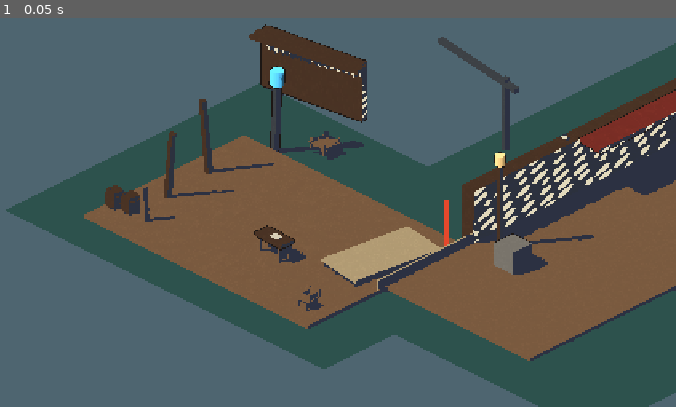
Above: before the commit, frame 1.
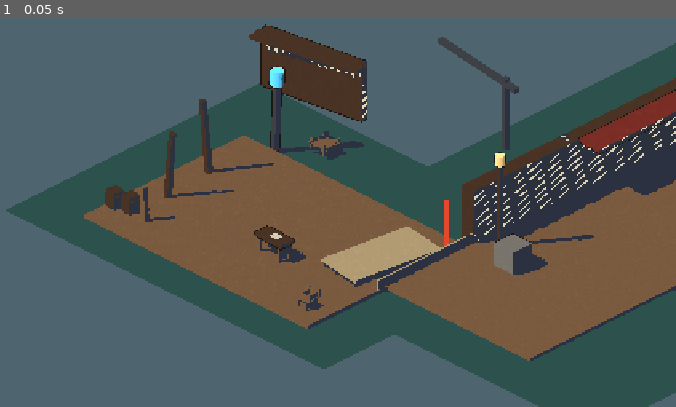
Above: after the commit, the same moment.

Repository: hieuphung41/game-shit
Game: Godot game, scene res://src/world/zone_a_outer_pier.tscn
The game is run twice, just before and just after one commit, with the same random seed, the same clock (stepped at 60 frames per second) and the same inputs. This scene is started directly instead of the project's main scene.
Inputs:
- Up to frame 1 (0.05 s): no input

The runs differ from the first frame. In frame 1, 1.1% of the frame differs, in the area x 69-100%, y 24-58%.

Commit message:
WIP TASK-20261106-94 (blocked) — not reviewed

Diff:
--- a/game/src/lookdev/zone_b_lookdev_capture.gd
+++ b/game/src/lookdev/zone_b_lookdev_capture.gd
@@ -6,6 +6,11 @@
 const PROBE_GROUP := &"zone_b_lookdev_probe"
 const PROBE_SURFACE_OFFSET := 0.04
 const TRIANGLE_EPSILON := 0.00001
+const CAPTURE_CAMERA_OFFSET := Vector3(15.45, 13.05, 11.6)
+const ROUTE_D_CAPTURE_CAMERA_OFFSET := Vector3(6.3, 5.25, 6.3)
+const ROUTE_D_CAPTURE_CAMERA_SIZE := 7.0
+const B_ENTRY_PATH := ^"BEntry"
+const BLOCKED_ROUTE_D_PATH := ^"BlockedRouteD"
 const RETRIEVER_SCENE := preload("res://src/player/retriever.tscn")
 const ENVIRONMENT := preload("res://art/env_default.tres")
 const BACKGROUND_PROBE_PIXEL := Vector2(96.0, 96.0)
@@ -34,7 +39,10 @@
 	add_child(sun)
 	_camera = Camera3D.new()
 	_camera.name = "CameraIsometric"
-	_camera.position = Vector3(18.45, 14.0, 10.6)
+	var b_entry := get_node_or_null(B_ENTRY_PATH) as Node3D
+	if b_entry == null:
+		push_error("Zone B look-dev capture requires BEntry")
+		return
 	_camera.rotation_degrees = Vector3(-30.0, 45.0, 0.0)
 	_camera.projection = Camera3D.PROJECTION_ORTHOGONAL
 	_camera.size = 20.0
@@ -42,6 +50,7 @@
 	_camera.far = 80.0
 	_camera.current = true
 	add_child(_camera)
+	_camera.global_position = b_entry.global_position + CAPTURE_CAMERA_OFFSET
 	var retriever := RETRIEVER_SCENE.instantiate() as CharacterBody3D
 	retriever.position = Vector3(3.0, 0.95, -1.0)
 	add_child(retriever)
@@ -74,9 +83,45 @@
 		var phone_image := game_image.duplicate()
 		phone_image.resize(PHONE_WIDTH, PHONE_HEIGHT, Image.INTERPOLATE_NEAREST)
 		result = phone_image.save_png(capture_directory.path_join("zone_b_phone.png"))
+	if result == OK:
+		result = await _capture_blocked_route_d(capture_directory)
 	if result != OK:
 		push_error("Could not save Zone B capture(s): %s" % error_string(result))
 	get_tree().quit(0 if result == OK else 1)
+
+
+func _capture_blocked_route_d(capture_directory: String) -> Error:
+	if not _position_camera_at_blocked_route_d():
+		return ERR_DOES_NOT_EXIST
+	await get_tree().process_frame
+	await get_tree().process_frame
+	RenderingServer.force_sync()
+	var route_image := get_viewport().get_texture().get_image()
+	if route_image == null:
+		push_error("Route D capture needs an active rendering viewport")
+		return ERR_UNAVAILABLE
+	var result := route_image.save_png(capture_directory.path_join("zone_b_route_d_game.png"))
+	if result == OK:
+		result = _grayscale(route_image).save_png(capture_directory.path_join("zone_b_route_d_gray.png"))
+	if result == OK:
+		var phone_image := route_image.duplicate()
+		phone_image.resize(PHONE_WIDTH, PHONE_HEIGHT, Image.INTERPOLATE_NEAREST)
+		result = phone_image.save_png(capture_directory.path_join("zone_b_route_d_phone.png"))
+	return result
+
+
+func _position_camera_at_blocked_route_d() -> bool:
+	var blocked_route := get_node_or_null(BLOCKED_ROUTE_D_PATH) as Node3D
+	if blocked_route == null:
+		push_error("Zone B look-dev capture requires BlockedRouteD")
+		return false
+	# Keep the locked isometric angle, but frame the actual gate node rather than
+	# reusing the wide Zone B composition. The nearer node-relative offset gives
+	# the gate plane enough screen area for every physical closure signal to read
+	# separately, while retaining the water gap and warehouse behind it.
+	_camera.size = ROUTE_D_CAPTURE_CAMERA_SIZE
+	_camera.global_position = blocked_route.global_position + ROUTE_D_CAPTURE_CAMERA_OFFSET
+	return true
 
 
 func _write_projected_probe(image: Image, capture_directory: String) -> Error:
--- a/game/src/world/zone_b_flooded_market.tscn
+++ b/game/src/world/zone_b_flooded_market.tscn
@@ -93,11 +93,11 @@
 shader_parameter/paper_fiber_scale = 7.0
 shader_parameter/paper_speckle_density = 5.0
 shader_parameter/hatch_enabled = true
-shader_parameter/hatch_density = 2.0
-shader_parameter/hatch_line_width = 0.28
-shader_parameter/hatch_strength = 0.9
+shader_parameter/hatch_density = 2.6
+shader_parameter/hatch_line_width = 0.13
+shader_parameter/hatch_strength = 0.85
 shader_parameter/hatch_irregularity = 1.0
-shader_parameter/hatch_dash_frequency = 0.42
+shader_parameter/hatch_dash_frequency = 0.33
 shader_parameter/hatch_gouge_colour = Color(0.92549, 0.890196, 0.811765, 1)
 
 [sub_resource type="ShaderMaterial" id="BAwningWoodcut"]
@@ -110,11 +110,11 @@
 shader_parameter/paper_fiber_scale = 7.0
 shader_parameter/paper_speckle_density = 5.0
 shader_parameter/hatch_enabled = true
-shader_parameter/hatch_density = 2.4
-shader_parameter/hatch_line_width = 0.24
-shader_parameter/hatch_strength = 0.9
+shader_parameter/hatch_density = 2.6
+shader_parameter/hatch_line_width = 0.13
+shader_parameter/hatch_strength = 0.85
 shader_parameter/hatch_irregularity = 1.0
-shader_parameter/hatch_dash_frequency = 0.46
+shader_parameter/hatch_dash_frequency = 0.33
 shader_parameter/hatch_gouge_colour = Color(0.92549, 0.890196, 0.811765, 1)
 
 [sub_resource type="BoxMesh" id="BlockedGateSlatMesh"]
--- a/game/tests/unit/test_world_zone_b_flooded_market.gd
+++ b/game/tests/unit/test_world_zone_b_flooded_market.gd
@@ -127,8 +127,42 @@
 			t.eq(danger_probe.get_meta("expected_hex"), "#E5482D", "Lane probe measures signal danger rather than the wood floor")
 			t.eq(danger_probe.get_meta("surface_path"), "ChargeLaneTelegraph/LeftEdge", "Lane probe ray-checks the active signal edge")
 			t.eq(danger_probe.get_meta("tolerance"), 5.0, "Lane probe allows at most DeltaE 5 on the opaque danger core")
+		var blocked_route := zone.get_node_or_null("BlockedRouteD") as Node3D
+		if blocked_route != null:
+			blocked_route.position += Vector3(0.25, 0.0, -0.5)
+			t.ok(bool(zone.call("_position_camera_at_blocked_route_d")), "Route D capture resolves the blocked-gate node")
+			t.ok((camera.global_position - blocked_route.global_position).is_equal_approx(Vector3(6.3, 5.25, 6.3)), "Route D camera follows the actual blocked-gate transform rather than a guessed coordinate")
+			t.eq(camera.size, 7.0, "Route D capture gives the gate closure evidence readable phone-scale framing")
 	var lane := zone.get_node_or_null("ChargeLaneTelegraph") as Node3D
 	t.ok(lane != null and lane.get_meta("visual_role") == "signal_danger_floor_telegraph", "B lane uses the signal-only charge telegraph")
 	zone.queue_free()
 	await t.tree.process_frame
 	return true
+
+
+func test_zone_b_facade_cuts_stay_sparse_and_irregular(t) -> bool:
+	var scene := load(SCENE_PATH) as PackedScene
+	if not t.ok(scene != null, "Zone B scene loads for facade woodcut checks"):
+		return true
+	var zone := scene.instantiate() as Node3D
+	t.tree.root.add_child(zone)
+	await t.tree.process_frame
+	var facade := zone.get_node_or_null("WestFacade/Wall") as MeshInstance3D
+	var material := facade.material_override as ShaderMaterial if facade != null else null
+	t.ok(material != null, "Zone B facade uses the sparse shadow-cut material")
+	if material != null:
+		t.eq(material.get_shader_parameter("hatch_density"), 2.6, "Facade makes separated paper-coloured shadow gouges visible at game scale")
+		t.eq(material.get_shader_parameter("hatch_line_width"), 0.13, "Facade cuts leave clear unmarked shadow between narrow strokes")
+		t.eq(material.get_shader_parameter("hatch_strength"), 0.85, "Facade cuts remain restrained relief rather than a full pattern")
+		t.eq(material.get_shader_parameter("hatch_irregularity"), 1.0, "Facade cuts retain varied hard-edged lengths")
+		t.eq(material.get_shader_parameter("hatch_dash_frequency"), 0.33, "Facade cuts form isolated long marks instead of a repeated cadence")
+	var awning := zone.get_node_or_null("WestFacade/AwningB") as MeshInstance3D
+	var awning_material := awning.material_override as ShaderMaterial if awning != null else null
+	t.ok(awning_material != null, "Zone B awning uses the same restrained cut coverage")
+	if awning_material != null:
+		t.eq(awning_material.get_shader_parameter("hatch_density"), 2.6, "Awning carries readable but separated paper-coloured shadow gouges")
+		t.eq(awning_material.get_shader_parameter("hatch_line_width"), 0.13, "Awning avoids a dense decorative hatch")
+		t.eq(awning_material.get_shader_parameter("hatch_dash_frequency"), 0.33, "Awning retains uneven long cuts instead of a dot cadence")
+	zone.queue_free()
+	await t.tree.process_frame
+	return true
Not shown, changed: docs/art/lookdev.md
Not shown, changed: tools/lookdev_capture.sh
